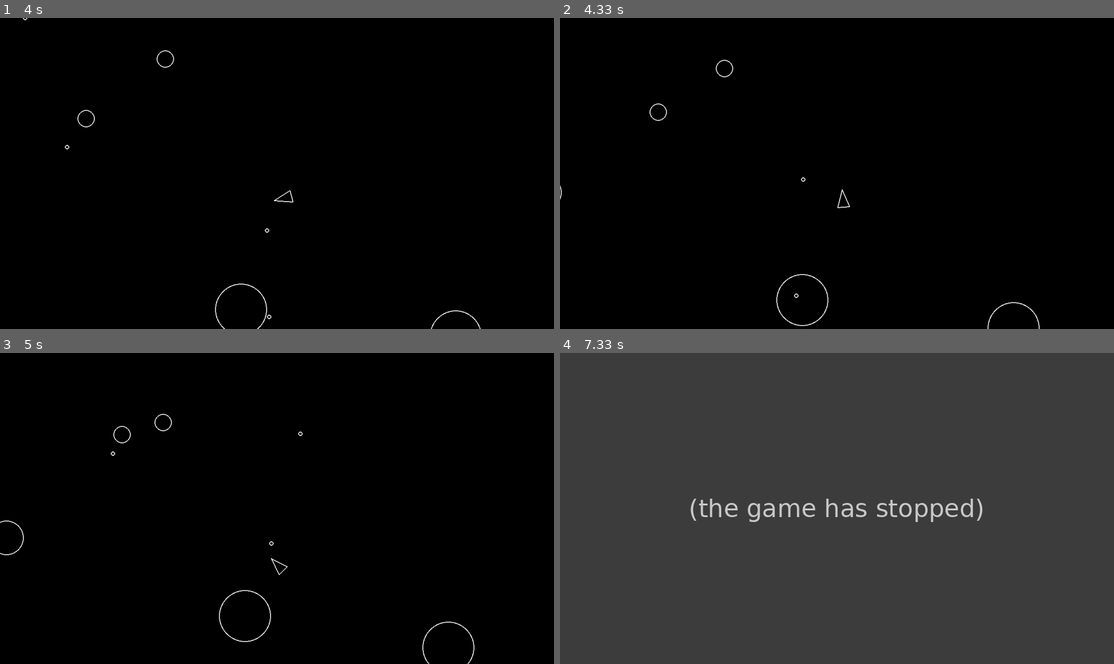
Above: before the commit, frames 1-4 (two rows, left to right).
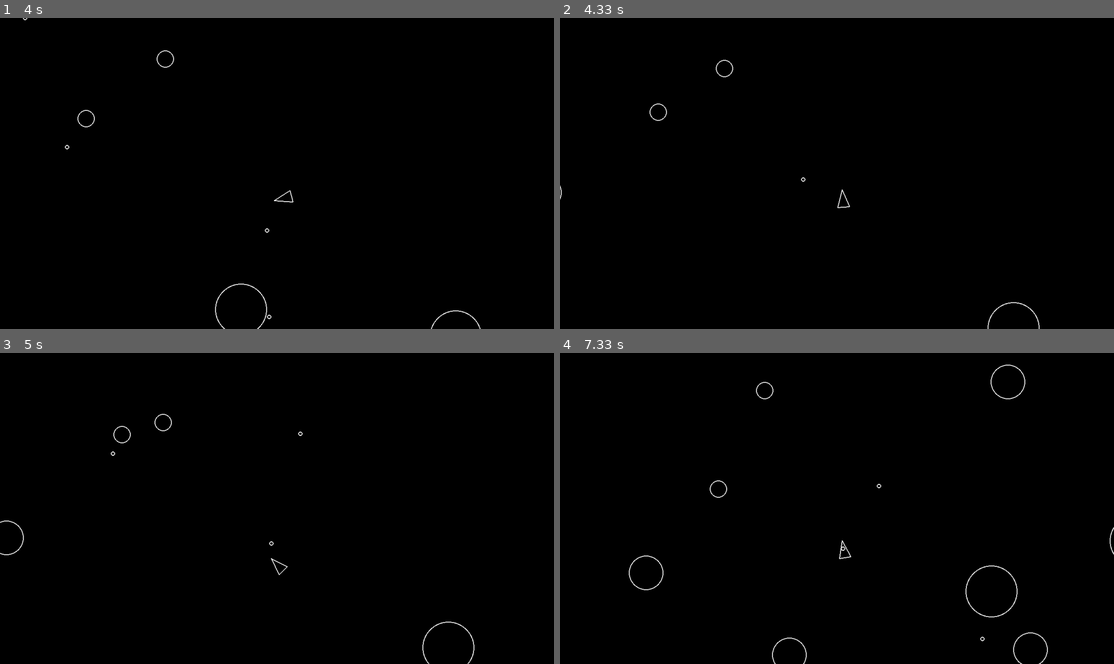
Above: after the commit, the same moments.

Repository: alphatee/asteroids-pygame
Game: pygame game, started from pygame/main.py
The game is run twice, just before and just after one commit, with the same random seed, the same clock (stepped at 60 frames per second) and the same inputs.
Inputs:
- Up to frame 1 (4 s): tap Space at 0.33, 0.73, 1.03, 1.23, 1.57, 1.87, 2.07, 2.37, 2.63, 2.97, 3.27, 3.4, 3.8 s; hold D 0.67-1.13 s; hold W 1.17-1.47 s; hold D 1.5-1.97 s; hold A 2-2.53 s; hold S 2.57-2.87 s; hold A 2.9-3.3 s; hold W 3.33-3.7 s; hold D from 3.73 s (still down)
- Up to frame 2 (4.33 s): keep holding D; tap Space at 4.1 s
- Up to frame 3 (5 s): release D at 4.37 s; hold S 4.4-4.77 s; tap Space at 4.47, 4.87 s; hold A from 4.8 s (still down)
- Up to frame 4 (7.33 s): tap Space at 5.17, 5.37, 5.67, 5.87, 6.2, 6.5, 6.7, 7, 7.27 s; release A at 5.27 s; hold D 5.3-5.77 s; hold W 5.8-6.1 s; hold D 6.13-6.6 s; hold A 6.63-7.17 s; hold S from 7.2 s (still down)

Frame 1 is identical in both runs. In frame 2, 0.1% of the frame differs, in the area x 39-49%, y 82-100%; in frame 3, 0.1%; in frame 4, 100%, in the area x 0-100%, y 0-100%.
Before the commit the program exited at 7.03 s; later frames show no game.

Commit message:
i added destruction feature

Diff:
--- a/pygame/main.py
+++ b/pygame/main.py
@@ -47,6 +47,11 @@
                 log_event("player_hit")
                 print("Game over!")
                 sys.exit()
+            for shot in shots:
+                if object.collides_with(shot):
+                    log_event("asteroid_shot")
+                    object.kill()
+                    shot.kill()
 
         pygame.display.flip()
         dt = clock.tick(60) / 1000
